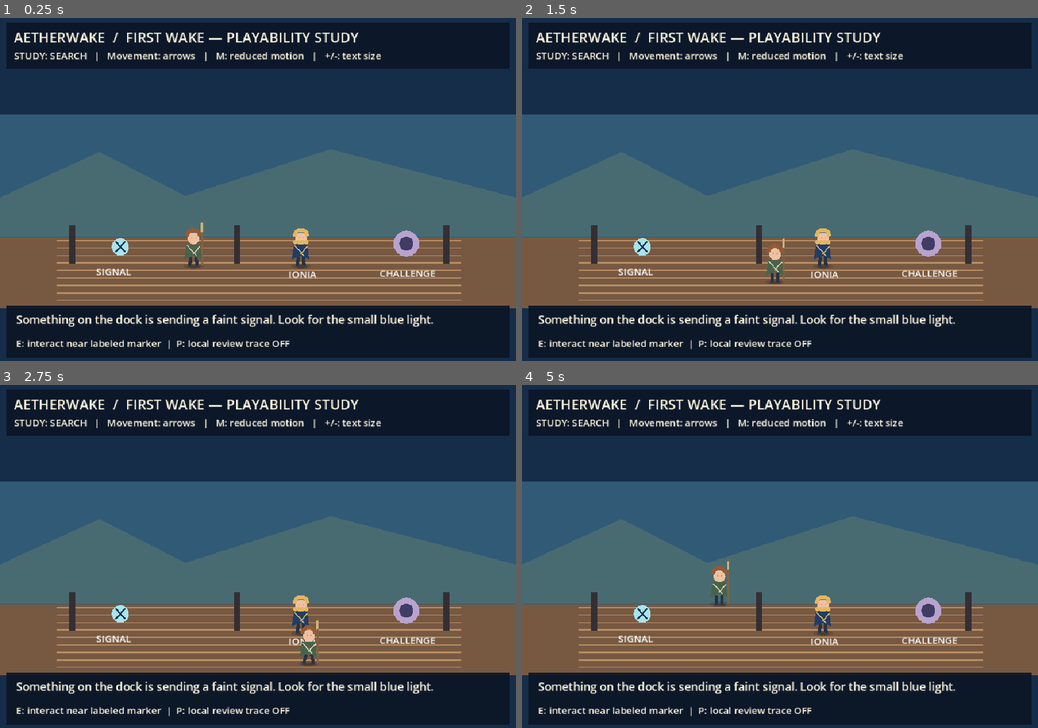
Above: before the commit, frames 1-4 (two rows, left to right).
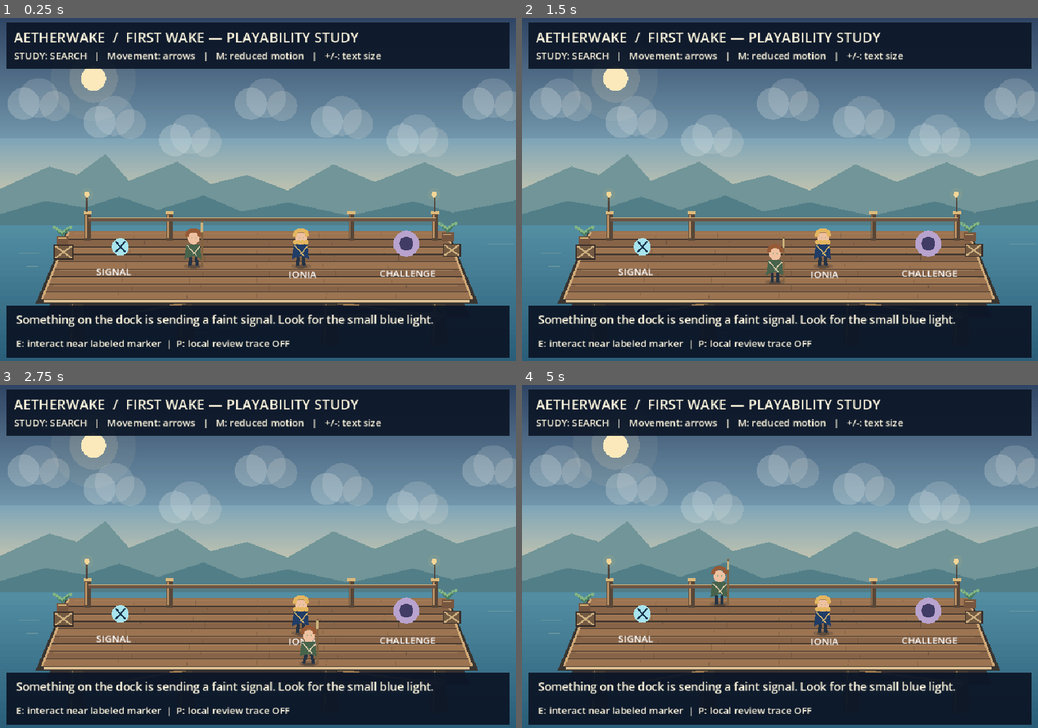
Above: after the commit, the same moments.

Repository: ndrorchestration/ToSailaStarrySky-jrpg
Game: Godot game, scene res://scenes/vertical_slice_review.tscn
Same seed, same stepped clock (60 frames per second), same inputs: the game is played once before the commit and once after it. This scene is started directly instead of the project's main scene.
Inputs:
- Up to frame 1 (0.25 s): no input
- Up to frame 2 (1.5 s): tap Enter at 0.5 s; hold Right (ui_right) 0.53-1.28 s; tap E at 0.6 s; hold Down (ui_down) from 1.28 s (still down); tap R at 1.35 s
- Up to frame 3 (2.75 s): tap Space at 2 s; release Down (ui_down) at 2.03 s; hold Right (ui_right) from 2.03 s (still down); tap V at 2.1 s
- Up to frame 4 (5 s): release Right (ui_right) at 2.78 s; hold Up (ui_up) 2.78-3.53 s; tap C at 2.85 s; hold Left (ui_left) from 3.53 s (still down); tap T at 3.6 s; tap Y at 4.35 s

The runs differ from the first frame. In frame 1, 61% of the frame differs, in the area x 0-100%, y 0-100%; in frame 2, 61%; in frame 3, 61%; in frame 4, 61%.

Commit message:
feat(godot): stage playable slice against existing layered native dock atmosphere

Diff:
--- a/godot/scripts/vertical_slice_review.gd
+++ b/godot/scripts/vertical_slice_review.gd
@@ -3,6 +3,7 @@
 ## Original Godot pilot, approved Ender assets and Ionia art-review controls are untouched.
 
 const Actor = preload("res://scripts/pilot_actor.gd")
+const DockDepthReview = preload("res://scripts/dock_depth_review.gd")
 const ChoiceState = preload("res://scripts/vertical_slice_choice_state.gd")
 const Encounter = preload("res://scripts/vertical_slice_encounter.gd")
 const DECK_BOUNDS = Rect2(Vector2(110, 404), Vector2(740, 118))
@@ -27,6 +28,12 @@
 var _story_message: String = "Something on the dock is sending a faint signal. Look for the small blue light."
 
 func _ready() -> void:
+    # Reuse existing reversible 2.5D dock stage, without changing its collision or canon.
+    var atmosphere := DockDepthReview.new()
+    atmosphere.name = "DockAtmosphereReviewOnly"
+    atmosphere.z_index = -2
+    add_child(atmosphere)
+
     var actors := Node2D.new()
     actors.name = "ReviewActors"
     actors.y_sort_enabled = true
@@ -77,18 +84,7 @@
         queue_redraw()
 
 func _draw() -> void:
-    draw_rect(Rect2(0, 0, 960, 640), Color("#152d49"))
-    draw_rect(Rect2(0, 180, 960, 230), Color("#315a77"))
-    draw_colored_polygon(PackedVector2Array([
-        Vector2(0, 335), Vector2(185, 250), Vector2(345, 332),
-        Vector2(615, 245), Vector2(960, 335), Vector2(960, 408), Vector2(0, 408)
-    ]), Color("#486b72"))
-    draw_rect(Rect2(0, 410, 960, 132), Color("#775942"))
-    for plank in range(9):
-        var y: float = 415.0 + float(plank) * 14.0
-        draw_line(Vector2(105, y), Vector2(857, y), Color("#b78c63"), 2.0)
-    for post in [128, 435, 824]:
-        draw_rect(Rect2(post, 386, 12, 73), Color("#342f34"))
+    # Native dock atmosphere is rendered by the existing isolated depth-review layer.
     draw_rect(Rect2(12, 9, 936, 86), Color(0.045, 0.085, 0.15, 0.92))
     draw_rect(Rect2(12, 536, 936, 98), Color(0.045, 0.085, 0.15, 0.94))
     # Readable symbols and labels accompany every colored object.
